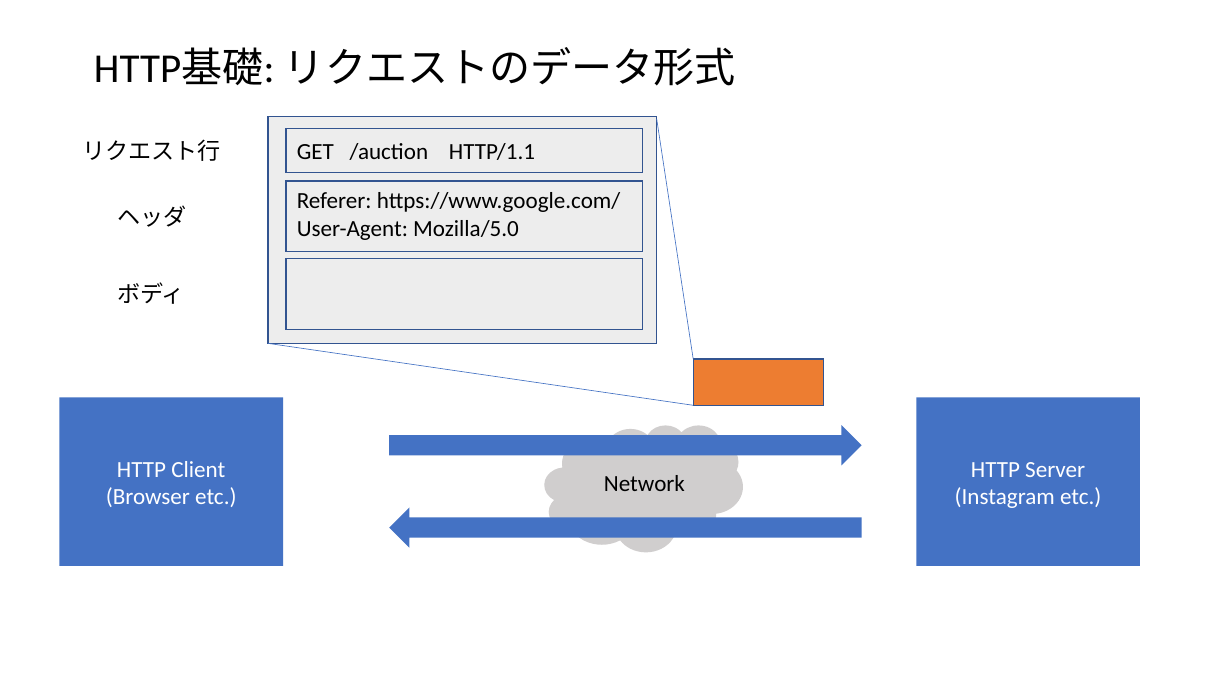
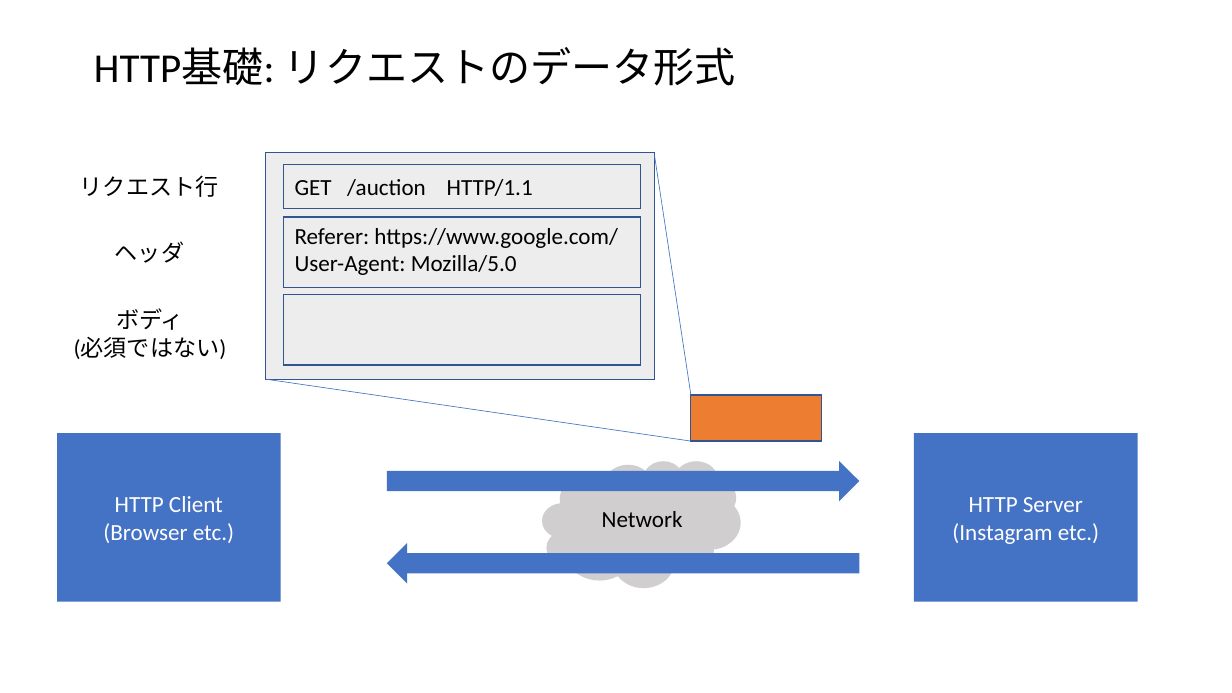
Before and after one commit to yuichi110/nutanix_restapi_bootcamp, a slide deck: slide 8 of lesson01.pptx. Drawn at 1232x693 pixels with LibreOffice and Linux fonts; fonts in the diff are those of the drawing. Boxes give left, top, right and bottom in pixels: in the first picture for what was removed or moved away, otherwise in the second. Text is boxed around its words. In the diff, an @@ line names an element or a change of style, - is before the commit and + after.

```diff
--- a/lesson01.pptx
+++ b/lesson01.pptx
@@ 2 texts, 1 rectangle, 1 line: place and size @@
-2 texts, 1 rectangle, 1 line at (117,119,1141,566)
+2 texts, 1 rectangle, 1 line at (115,155,1138,602)
@@ 6 rectangles, 3 texts, 2 right arrows, 1 line, 1 cloud: place and size @@
-6 rectangles, 3 texts, 2 right arrows, 1 line, 1 cloud at (59,116,861,566)
+6 rectangles, 3 texts, 2 right arrows, 1 line, 1 cloud at (57,152,860,602)
@@ text "ボディ": place and size @@
-text "ボディ" at (117,282,185,304)
+text "ボディ" at (74,308,227,359)
@@ text at (116,308,184,330): alignment left to centre @@
@@ text at (74,337,227,359): paragraph added @@
+(必須ではない)
```
Also in this commit, not shown: 13 other slides changed, 4 slides added, 7 other files.
